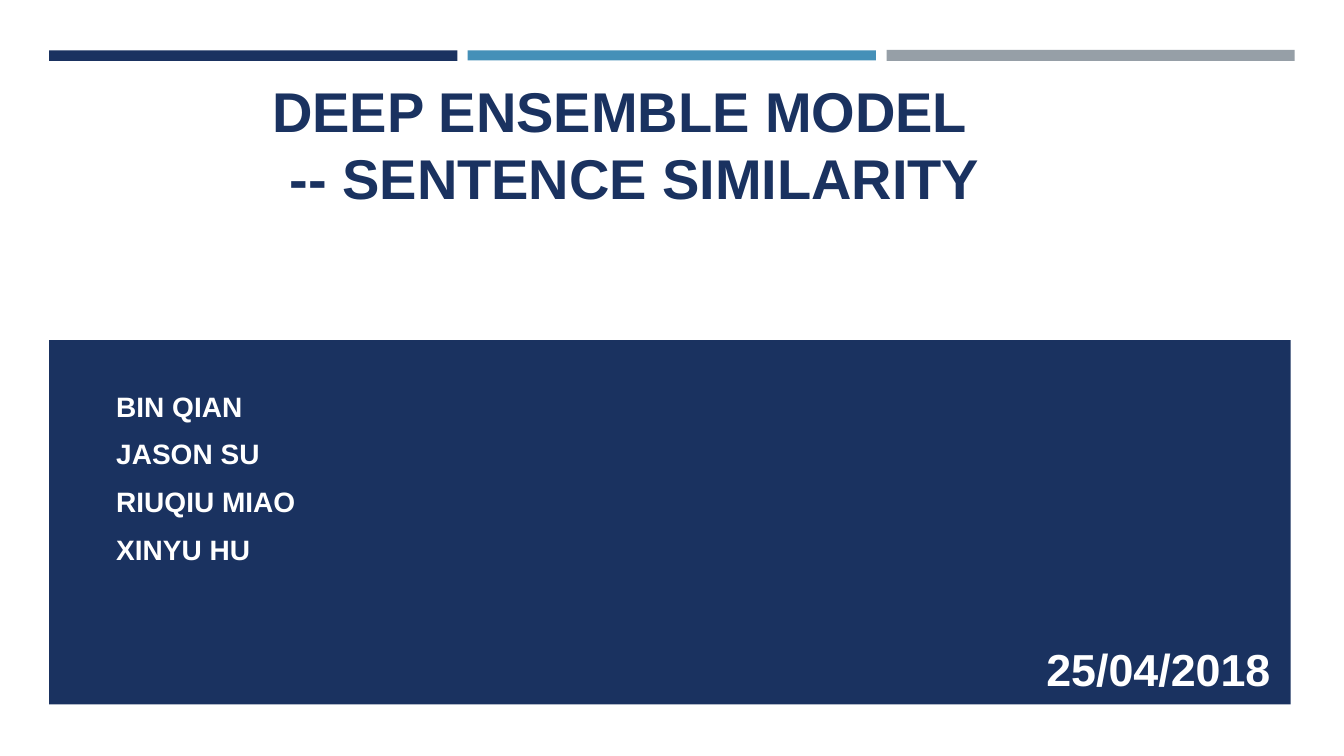
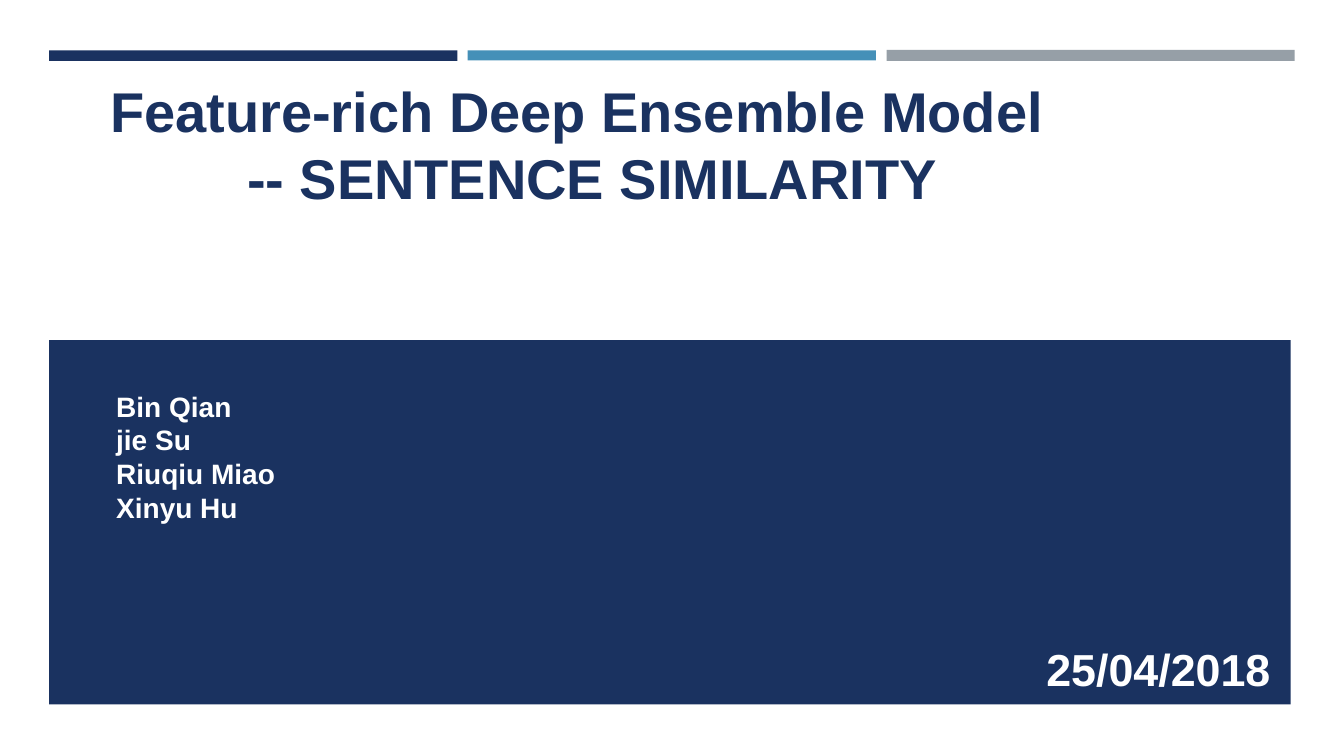
Before and after one commit to BinQian/COMP6208, a slide deck: slide 1 of report/presentation.pptx. Drawn at 1344x756 pixels with LibreOffice and Linux fonts; fonts in the diff are those of the drawing. Boxes give left, top, right and bottom in pixels: in the first picture for what was removed or moved away, otherwise in the second. Text is boxed around its words. In the diff, an @@ line names an element or a change of style, - is before the commit and + after.

```diff
--- a/report/presentation.pptx
+++ b/report/presentation.pptx
@@ title at bbox=[110, 91, 1043, 200]: text changed @@
-DEEP ENSEMBLE MODEL
--- SENTENCE SIMILARITY
+Feature-rich Deep Ensemble Model
+-- SENTENCE SIMILARITY
@@ subtitle at bbox=[116, 396, 275, 523]: text changed @@
-BIN QIAN
-JASON SU
-RIUQIU MIAO
-XINYU HU
+Bin Qian
+jie Su
+Riuqiu Miao
+Xinyu Hu
```
Also in this commit, not shown: 9 other slides changed, 3 slides added, 4 slides removed, 9 other files.
